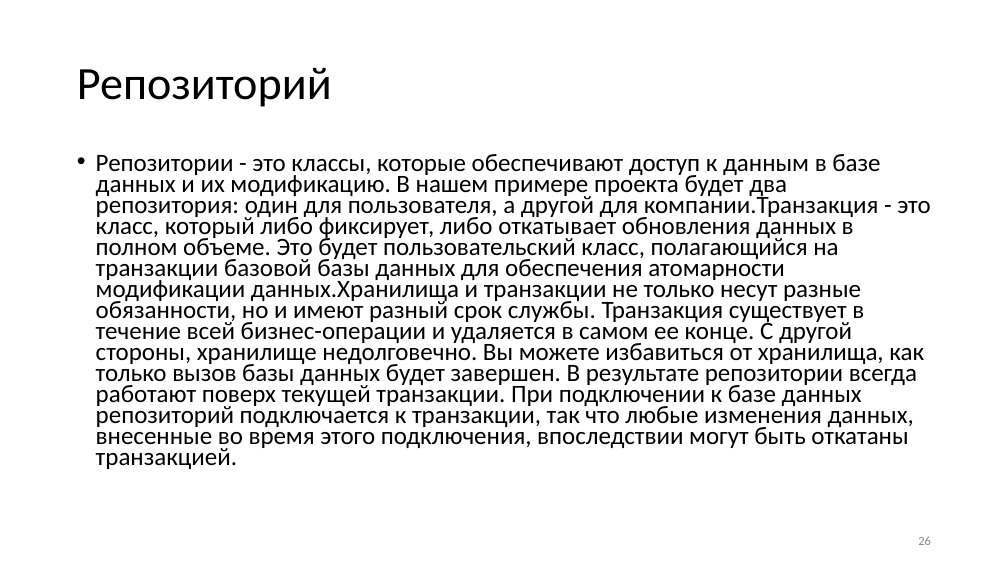
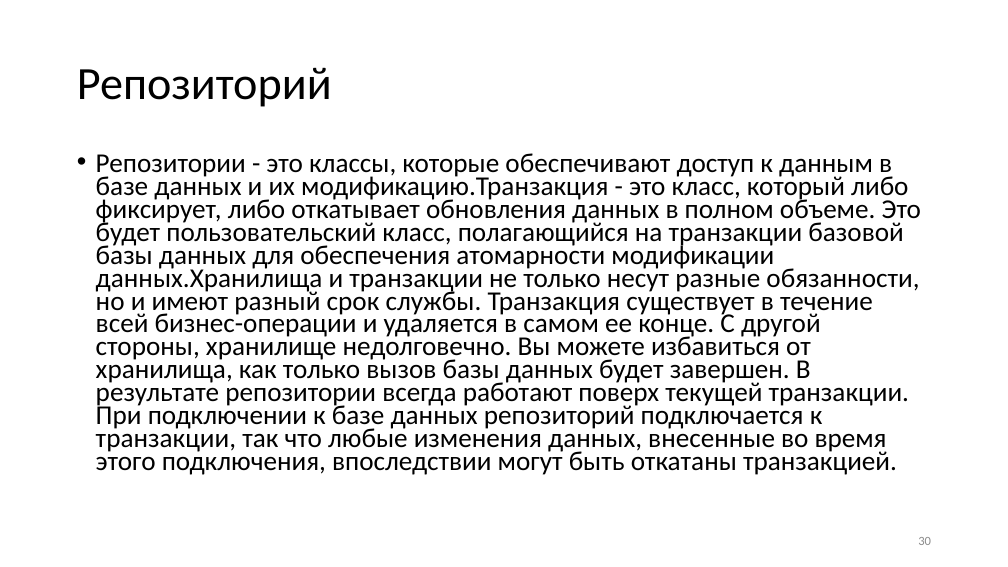
Before and after one commit to Sa1Gur/DbTest.Containers, a slide deck: slide 30 of DbaseTesting.pptx (slide 26 before the commit). Drawn at 1008x567 pixels with LibreOffice and Linux fonts; fonts in the diff are those of the drawing. Boxes give left, top, right and bottom in pixels: in the first picture for what was removed or moved away, otherwise in the second. Text is boxed around its words. In the diff, an @@ line names an element or a change of style, - is before the commit and + after.

Commit message:
update

```diff
--- a/DbaseTesting.pptx
+++ b/DbaseTesting.pptx
@@ text at [96,153,921,475]: text changed; size 23.8 to 25.9 pt @@
-• Репозитории - это классы, которые обеспечивают доступ к данным в базе данных и их модификацию. В нашем примере проекта будет два репозитория: один для пользователя, а другой для компании.Транзакция - это класс, который либо фиксирует, либо откатывает обновления данных в полном объеме. Это будет пользовательский класс, полагающийся на транзакции базовой базы данных для обеспечения атомарности модификации данных.Хранилища и транзакции не только несут разные обязанности, но и имеют разный срок службы. Транзакция существует в течение всей бизнес-операции и удаляется в самом ее конце. С другой стороны, хранилище недолговечно. Вы можете избавиться от хранилища, как только вызов базы данных будет завершен. В результате репозитории всегда работают поверх текущей транзакции. При подключении к базе данных репозиторий подключается к транзакции, так что любые изменения данных, внесенные во время этого подключения, впоследствии могут быть откатаны транзакцией.
+• Репозитории - это классы, которые обеспечивают доступ к данным в базе данных и их модификацию.Транзакция - это класс, который либо фиксирует, либо откатывает обновления данных в полном объеме. Это будет пользовательский класс, полагающийся на транзакции базовой базы данных для обеспечения атомарности модификации данных.Хранилища и транзакции не только несут разные обязанности, но и имеют разный срок службы. Транзакция существует в течение всей бизнес-операции и удаляется в самом ее конце. С другой стороны, хранилище недолговечно. Вы можете избавиться от хранилища, как только вызов базы данных будет завершен. В результате репозитории всегда работают поверх текущей транзакции. При подключении к базе данных репозиторий подключается к транзакции, так что любые изменения данных, внесенные во время этого подключения, впоследствии могут быть откатаны транзакцией.
@@ page number at [918,537,931,545]: text changed @@
-26
+30
```
Also in this commit, not shown: 22 other slides changed, 4 slides added, 3 slides removed.
